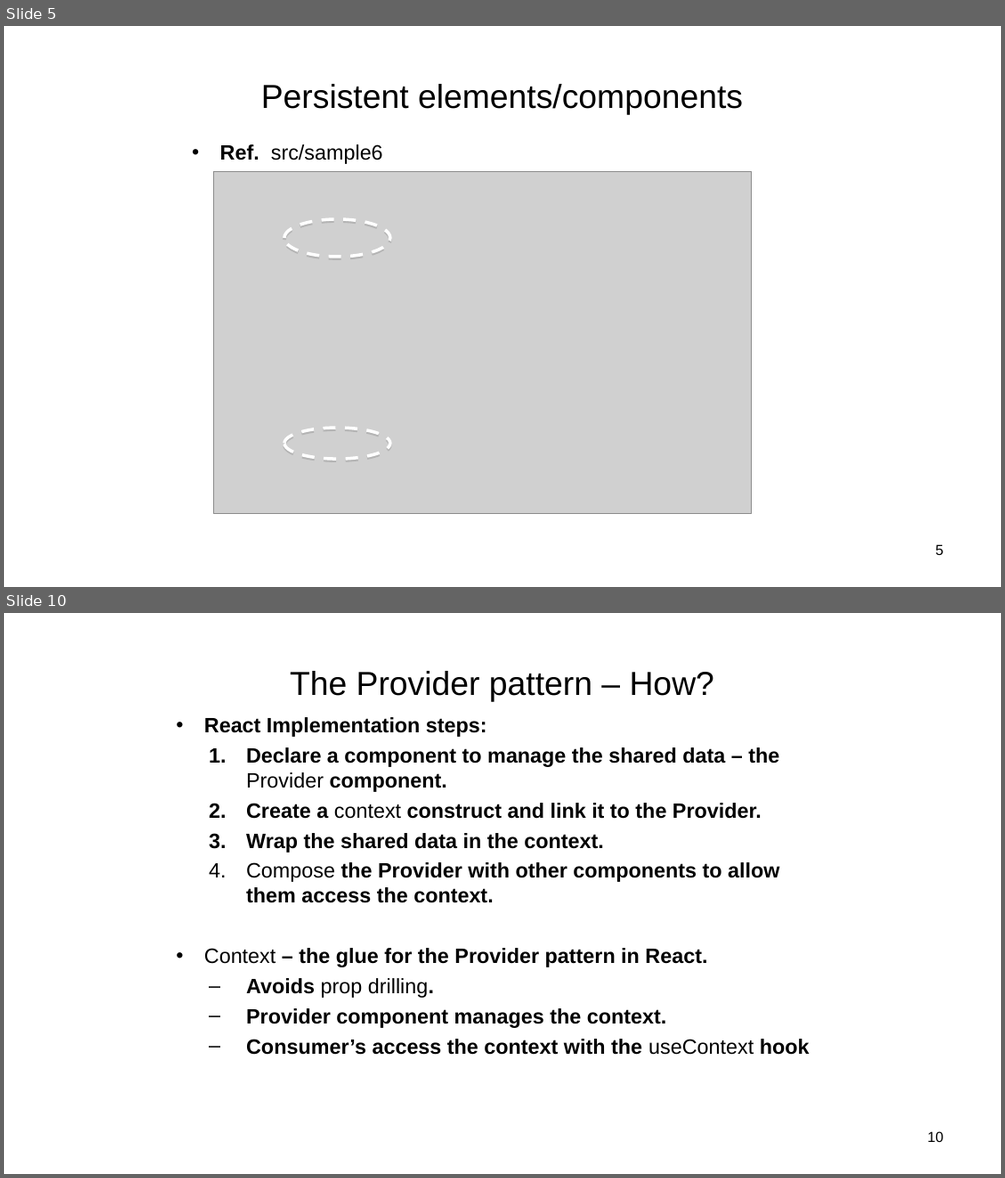
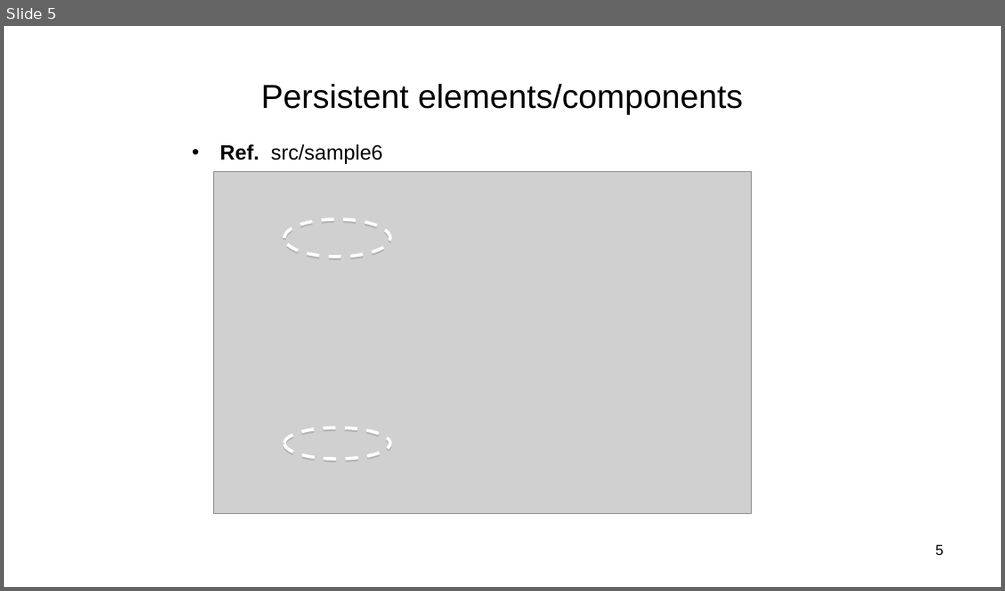
Before and after one commit to wit-hdip-comp-sci-2024/full-stack-2, a slide deck: topic-5/talk-1/ReactJS_05.ppt. Shown one above the other, each under a label of ours: slides 5 and 10 before the commit, slide 5 after it; the slides between them are not shown. The pictures are 1005x1178 and 1005x591 pixels, drawn with LibreOffice and Linux fonts; fonts in the diff are those of the drawing; grey boxes stand for pictures. Boxes give left, top, right and bottom in pixels: in the first picture for what was removed or moved away, otherwise in the second. Text is boxed around its words. In the diff, an @@ line names an element or a change of style, - is before the commit and + after.

```diff
--- a/topic-5/talk-1/ReactJS_05.ppt
+++ b/topic-5/talk-1/ReactJS_05.ppt
@@ slide 10 removed at (x1=4, y1=613, x2=1001, y2=1174), background #FFFFFF @@
@@ title removed at (x1=290, y1=671, x2=714, y2=702) @@
-The Provider pattern – How?
@@ text removed at (x1=204, y1=717, x2=809, y2=1054) @@
-• React Implementation steps:
-  1. Declare a component to manage the shared data – the Provider component.
-  2. Create a context construct and link it to the Provider.
-  3. Wrap the shared data in the context.
-  4. Compose the Provider with other components to allow them access the context.
-• Context – the glue for the Provider pattern in React.
-  – Avoids prop drilling.
-  – Provider component manages the context.
-  – Consumer’s access the context with the useContext hook
@@ page number removed at (x1=927, y1=1131, x2=943, y2=1142) @@
-10
```
Also in this commit, not shown: 2 slides changed, 19 other slides removed, 28 other files.
